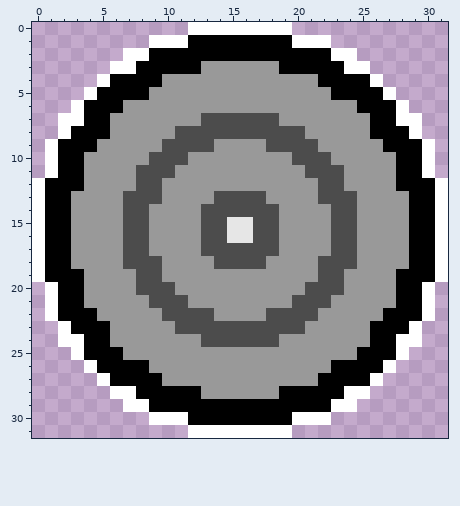
Pixel-art file: art/buttons/Buttons.aseprite. The picture above is the old version.
32x32 pixels, 1 frame.
After the commit:
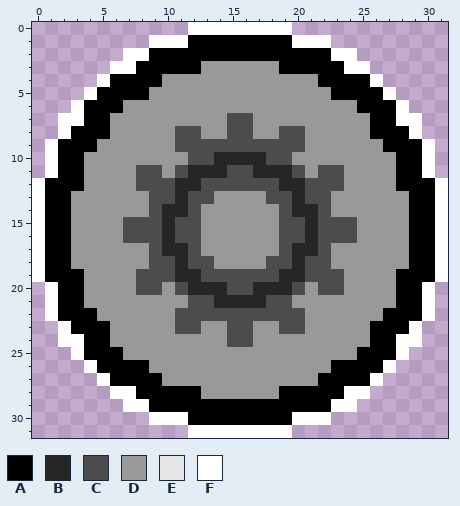
Palette (. is transparent): A #000000  B #262626  C #4c4c4c  D #999999  E #e6e6e6  F #ffffff
Changes in this commit:
layer "Rally" now hidden
layer "Layer 3" added
The edit turns colour D into colour B in row 10 at x 14 to 17; in row 11 at x 12 to 14 and 17 to 19; in row 12 at x 11 to 12 and 19 to 20; in row 13 at x 11 and 20; in row 14 at x 10 to 11 and 20 to 21; in rows 15 to 16 at x 10 and 21.
The edit turns colour D into colour B in row 17 at x 10 to 11 and 20 to 21; in row 18 at x 11 and 20; in row 19 at x 11 to 12 and 19 to 20; in row 20 at x 12 to 14 and 17 to 19; in row 21 at x 14 to 17.
The edit turns colour D into colour C in row 9 at x 14 to 17; in row 10 at x 12 to 13 and 18 to 19; in row 11 at x 11, 15 to 16 and 20; in row 12 at x 10, 13 to 18 and 21; in row 13 at x 10, 12 to 13, 18 to 19 and 21; in row 14 at x 9, 12, 19 and 22.
The edit turns colour D into colour C in rows 15 to 16 at x 9, 11 to 12, 19 to 20 and 22; in row 17 at x 9, 12, 19 and 22; in row 18 at x 10, 12 to 13, 18 to 19 and 21; in row 19 at x 10, 13 to 18 and 21; in row 20 at x 11, 15 to 16 and 20; in row 21 at x 12 to 13 and 18 to 19.
The edit turns colour D into colour C in row 22 at x 14 to 17.
The edit turns colour C into colour D in rows 7 to 8 at x 13 to 14 and 17 to 18; in row 9 at x 10 and 21; in row 10 at x 9 to 11 and 20 to 22; in row 11 at x 10 and 21; in row 13 at x 7 to 8, 14 to 17 and 23 to 24; in row 14 at x 7 to 8, 13 to 18 and 23 to 24.
The edit turns colour C into colour D in rows 15 to 16 at x 13 to 14 and 17 to 18; in row 17 at x 7 to 8, 13 to 18 and 23 to 24; in row 18 at x 7 to 8, 14 to 17 and 23 to 24; in row 20 at x 10 and 21; in row 21 at x 9 to 11 and 20 to 22; in row 22 at x 10 and 21.
The edit turns colour C into colour D in rows 23 to 24 at x 13 to 14 and 17 to 18.
The edit turns colour E into colour D in rows 15 to 16 at x 15 to 16.
